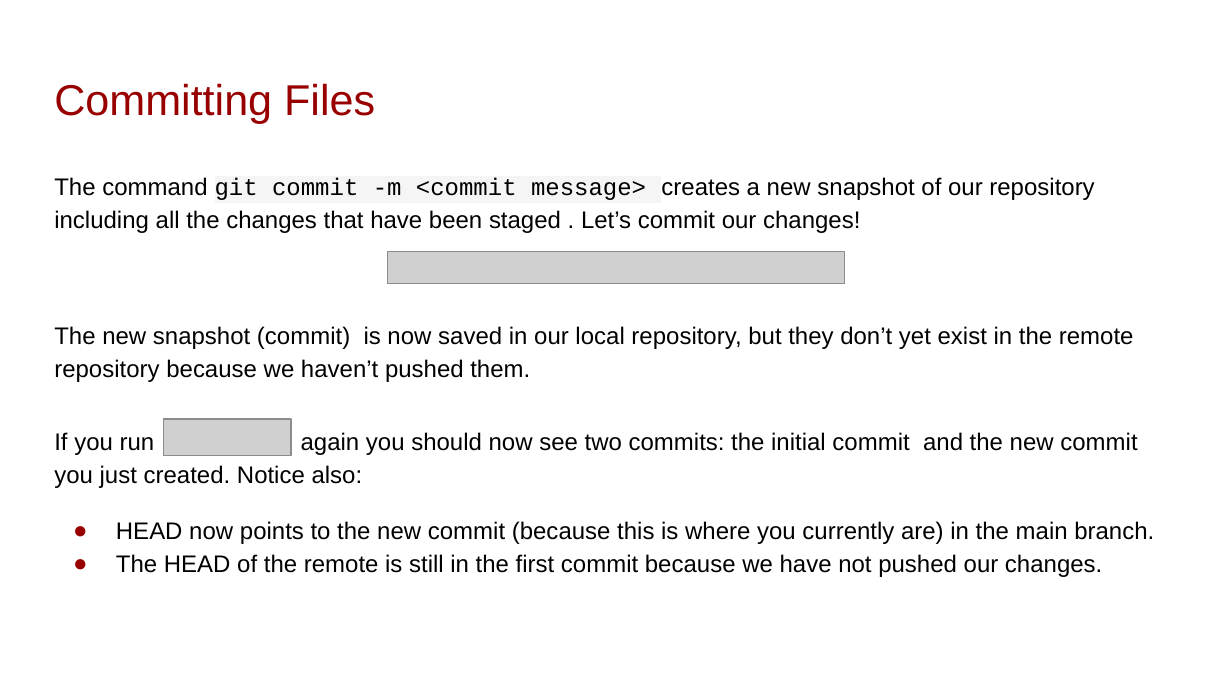
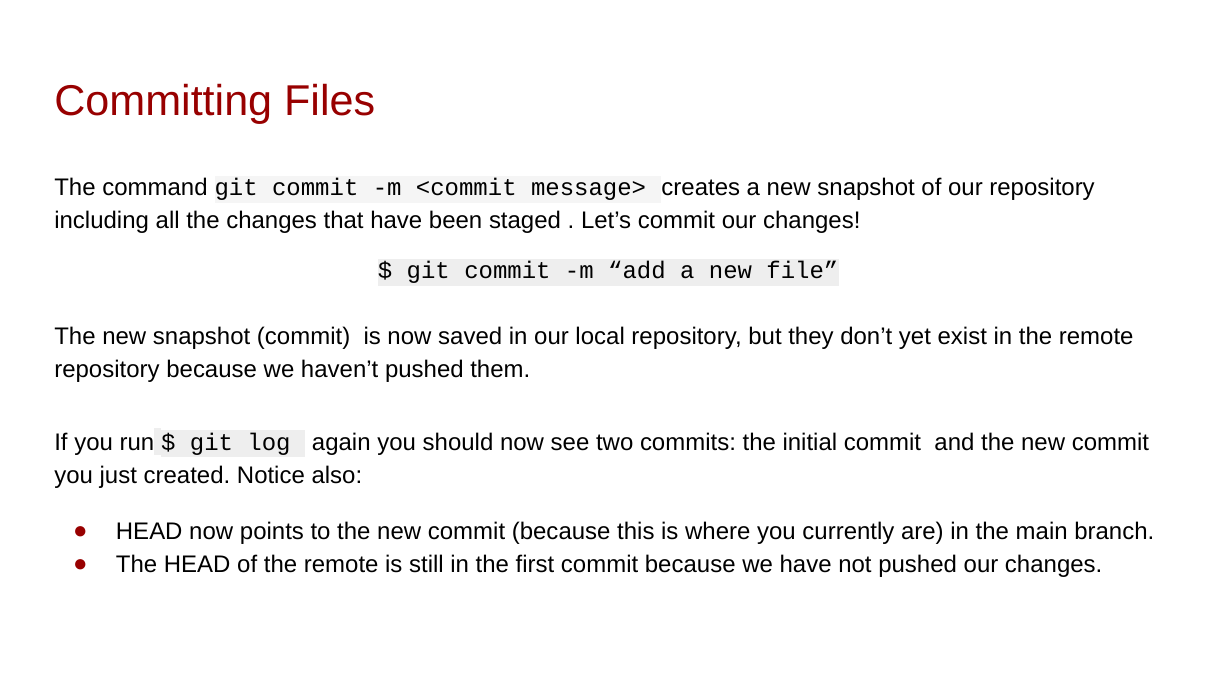
Before and after one commit to leobix/mban22_software_tools, a slide deck: slide 31 of Orientation/Session4_Git/VersionControl.pptx. Drawn at 1232x693 pixels with LibreOffice and Linux fonts; fonts in the diff are those of the drawing; grey boxes stand for pictures. Boxes give left, top, right and bottom in pixels: in the first picture for what was removed or moved away, otherwise in the second. Text is boxed around its words. In the diff, an @@ line names an element or a change of style, - is before the commit and + after.

Commit message:
Fix figures

```diff
--- a/Orientation/Session4_Git/VersionControl.pptx
+++ b/Orientation/Session4_Git/VersionControl.pptx
@@ picture removed at <box>387,251,844,283</box> @@
@@ text added at <box>407,261,838,283</box>, 14 pt, text #000000 @@
+$ git commit -m “add a new file”
@@ picture removed at <box>164,419,291,456</box> @@
@@ text at <box>54,432,1149,488</box>: text changed @@
-If you run again you should now see two commits: the initial commit and the new commit you just created. Notice also:
+If you run $ git log again you should now see two commits: the initial commit and the new commit you just created. Notice also:
```
Also in this commit, not shown: 10 other slides changed.
